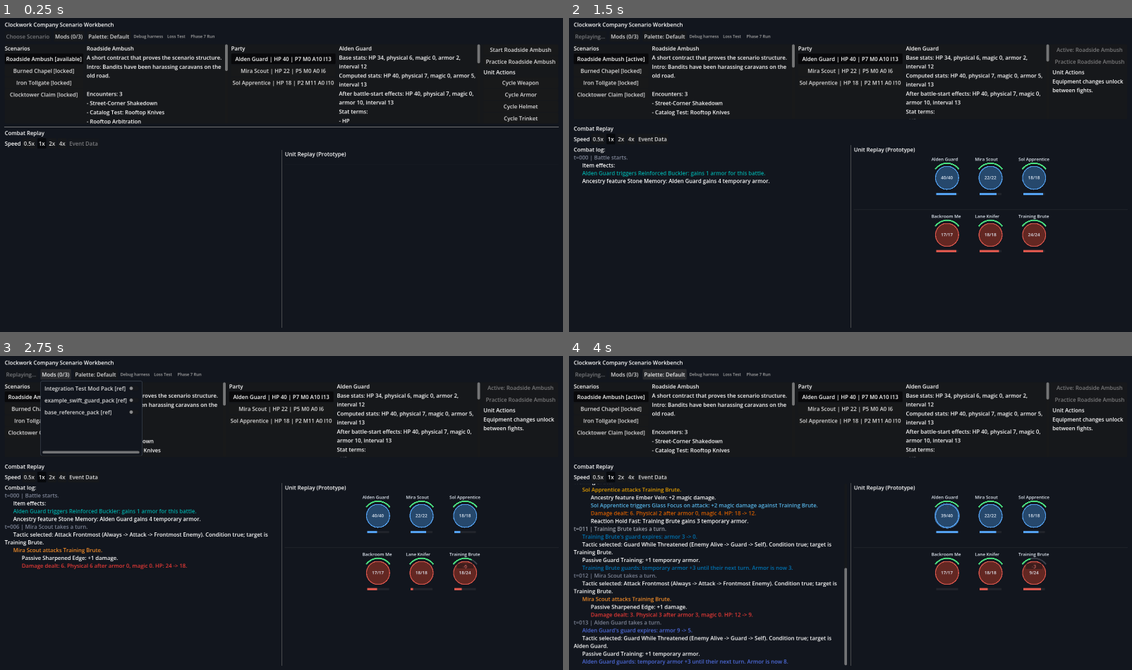
Above: before the commit, frames 1-4 (two rows, left to right).
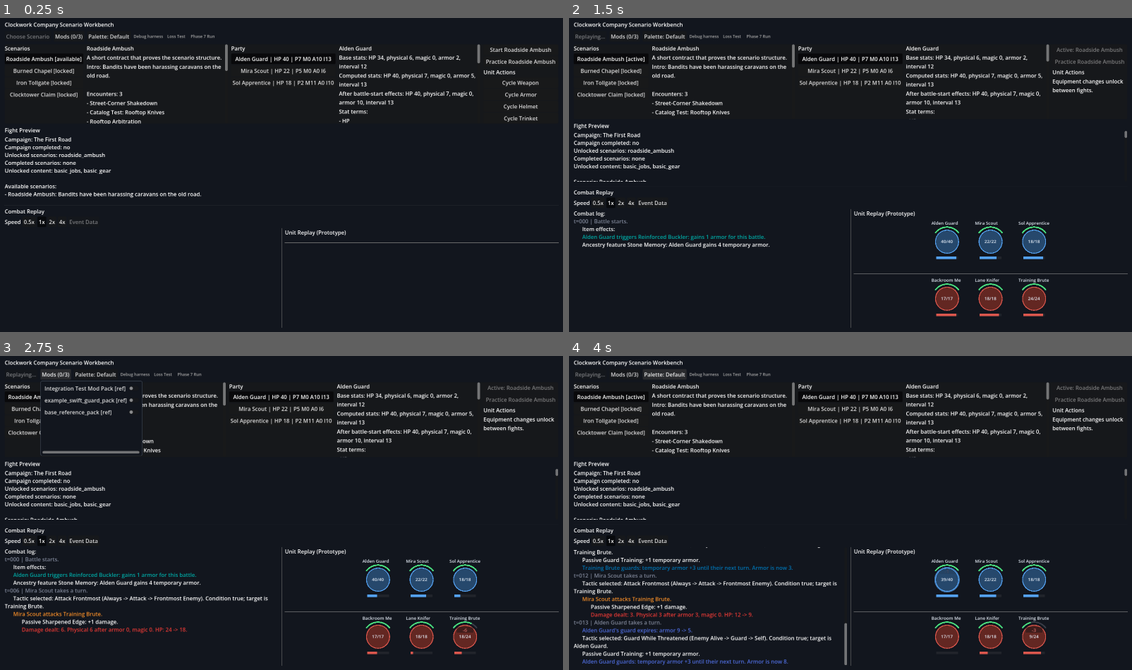
Above: after the commit, the same moments.

Repository: aqvm/clockwork-company
Game: Godot game, scene res://scenes/combat_test_scene.tscn
The game is run twice, just before and just after one commit, with the same random seed, the same clock (stepped at 60 frames per second) and the same inputs.
Inputs:
- Up to frame 1 (0.25 s): no input
- Up to frame 2 (1.5 s): click "Start Roadside Ambush" at 0.5 s; click "Run Encounter 1/3: Street-Cor…" at 1.25 s
- Up to frame 3 (2.75 s): click "Mods (0/3)" at 2 s
- Up to frame 4 (4 s): click "Palette: Default" at 2.75 s; click "Palette: Colorblind" at 3.5 s

The runs differ from the first frame. In frame 1, 1.9% of the frame differs, in the area x 0-100%, y 34-72%; in frame 2, 6.1%; in frame 3, 8.0%, in the area x 0-100%, y 33-96%; in frame 4, 6.5%.

Commit message:
Replace conditions pane with fight preview

Diff:
--- a/clockwork-company/scripts/ui/combat_test_scene.gd
+++ b/clockwork-company/scripts/ui/combat_test_scene.gd
@@ -275,7 +275,8 @@
 	unit_action_panel.connect("cycle_equipment_requested", _on_cycle_equipment_pressed)
 	unit_action_panel.connect("equip_option_requested", _on_planning_equip_pressed)
 	planning_row.add_child(unit_action_panel)
-	conditions_label.get_parent().visible = false
+	conditions_label.text = "Fight Preview"
+	conditions_label.get_parent().visible = true
 
 
 func _setup_tooltip_presenter() -> void:
Not shown, changed: ARCHITECTURE.md
Not shown, changed: LEARNING_LOG.md
Not shown, changed: TODO.md
